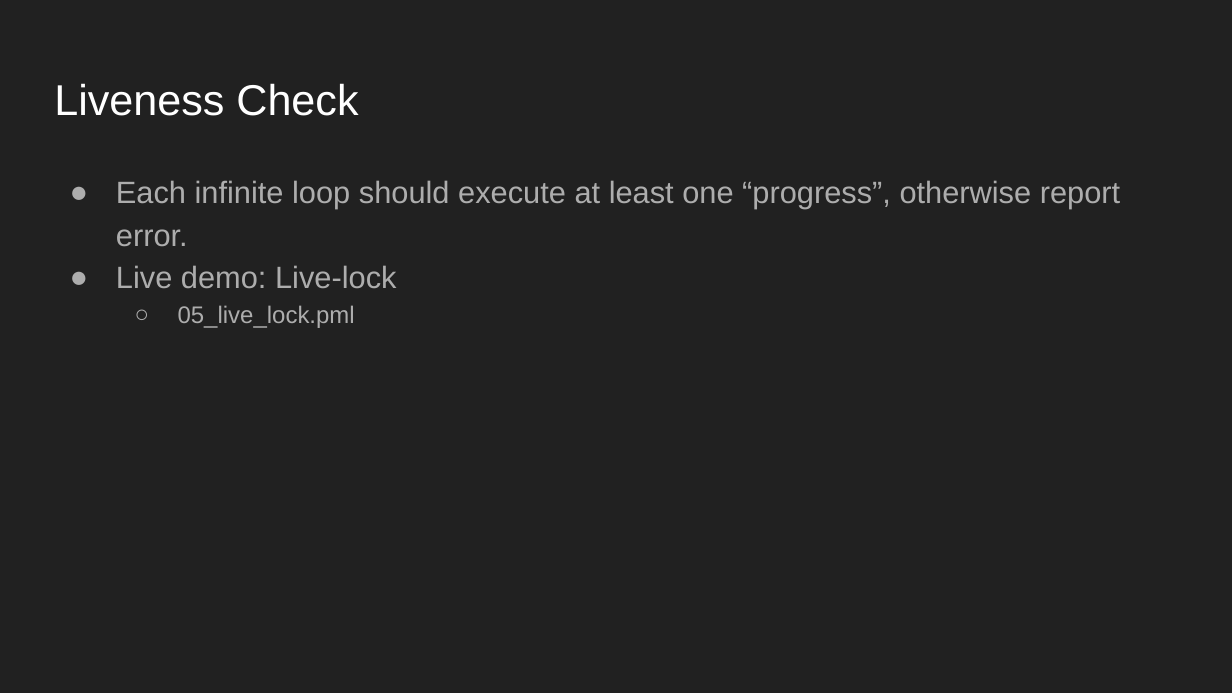
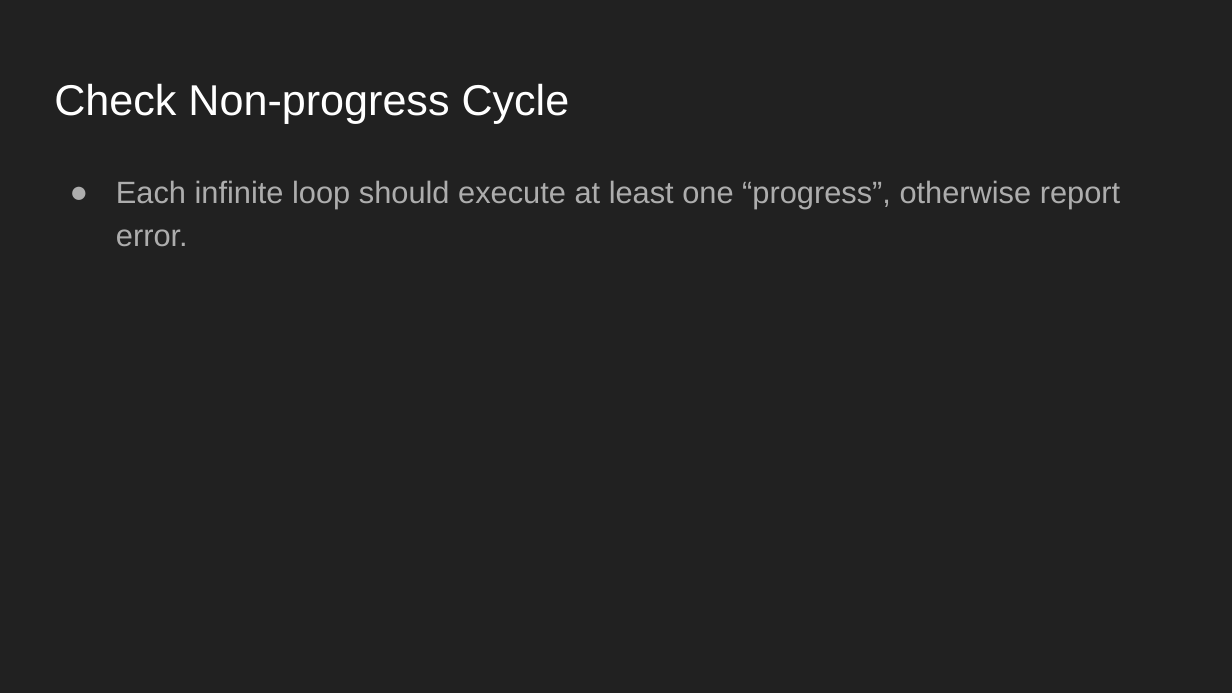
Before and after one commit to LeoXS/model_checking_ppt, a slide deck: slide 21 of Model Checking with Spin Model Checker.pptx (slide 16 before the commit). Drawn at 1232x693 pixels with LibreOffice and Linux fonts; fonts in the diff are those of the drawing. Boxes give left, top, right and bottom in pixels: in the first picture for what was removed or moved away, otherwise in the second. Text is boxed around its words. In the diff, an @@ line names an element or a change of style, - is before the commit and + after.

```diff
--- a/Model Checking with Spin Model Checker.pptx
+++ b/Model Checking with Spin Model Checker.pptx
@@ title at <box>54,83,570,123</box>: text changed @@
-Liveness Check
+Check Non-progress Cycle
@@ text at <box>116,265,396,328</box>: paragraphs removed @@
-● Live demo: Live-lock
-  ○ 05_live_lock.pml
```
Also in this commit, not shown: 10 other slides changed, 10 slides added, 1 slide removed, 7 other files.
